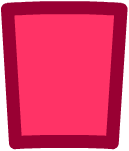
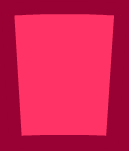
Two versions of the same layered image (129×151). Layer-by-layer changes:
added layer "Layer 2" over [0, 0, 129, 151]
